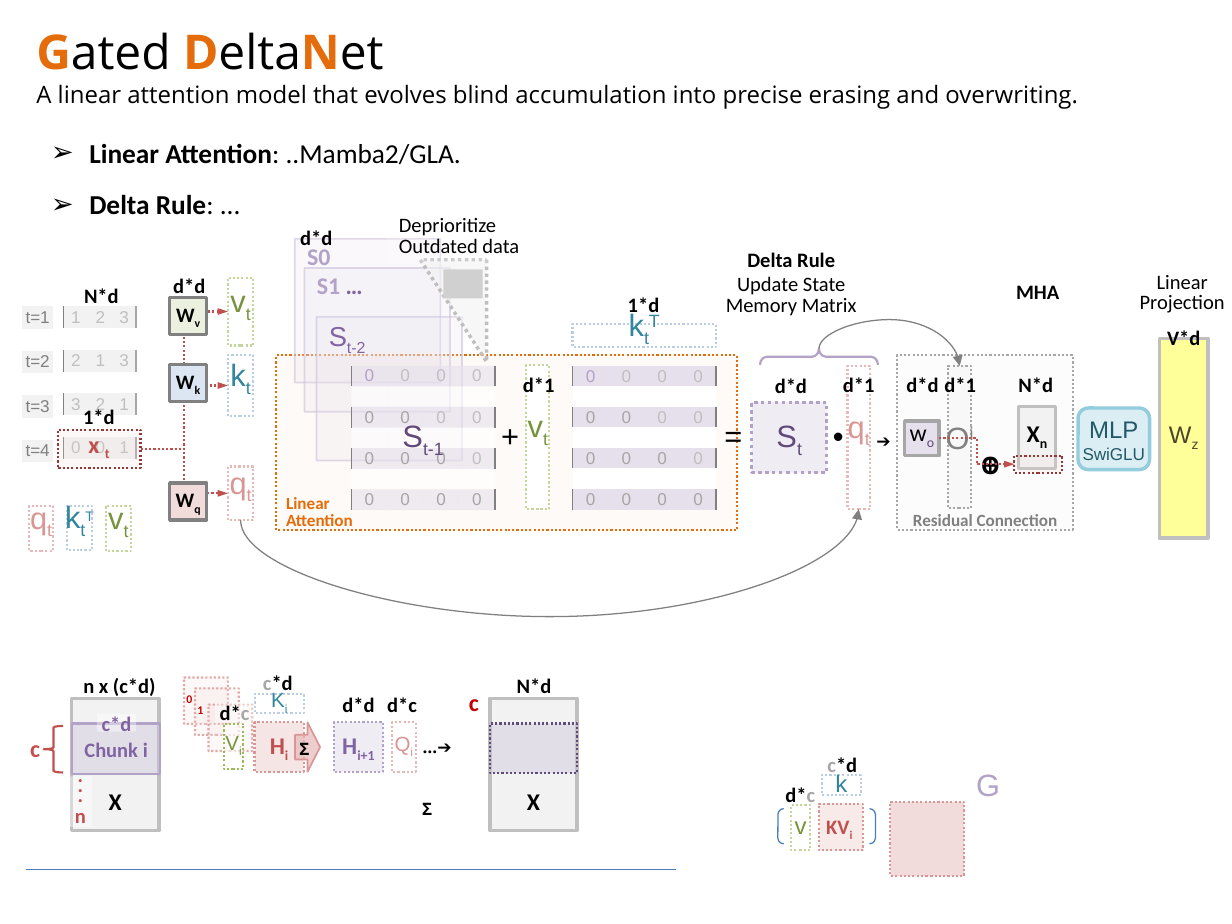
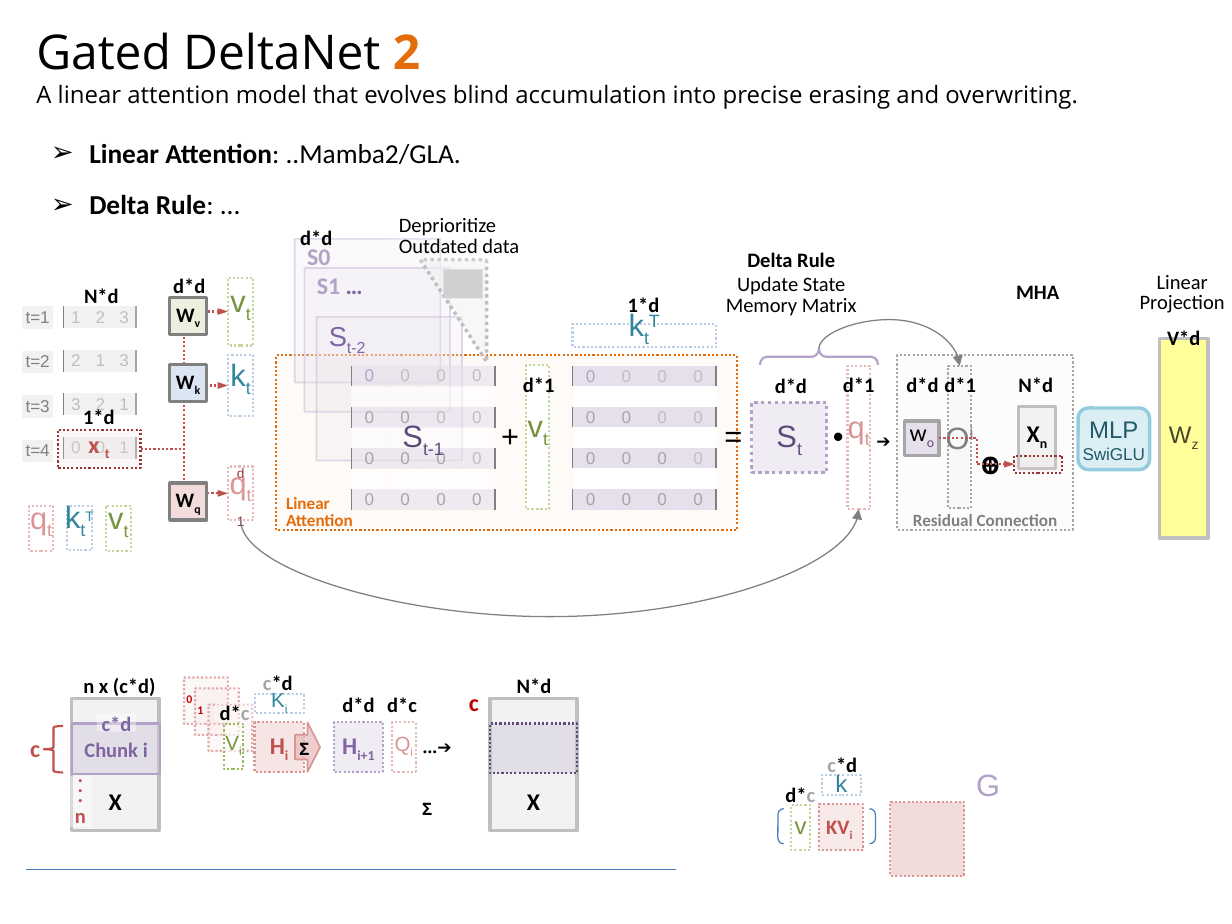
Before and after one commit to navibator/crazy-ai, a slide deck: slide 6 of temp.pptx (slide 4 before the commit). Drawn at 1232x924 pixels with LibreOffice and Linux fonts; fonts in the diff are those of the drawing; grey boxes stand for pictures. Boxes give left, top, right and bottom in pixels: in the first picture for what was removed or moved away, otherwise in the second. Text is boxed around its words. In the diff, an @@ line names an element or a change of style, - is before the commit and + after.

Commit message:
LN

```diff
--- a/temp.pptx
+++ b/temp.pptx
@@ text at (x1=36, y1=32, x2=420, y2=70): text changed @@
-Gated DeltaNet
+Gated DeltaNet 2
@@ text in rectangle at (x1=237, y1=467, x2=245, y2=481): paragraph added @@
+d
@@ text in rectangle at (x1=237, y1=516, x2=245, y2=529): paragraph added @@
+1
```
Also in this commit, not shown: 2 other slides changed, 1 slide added.
